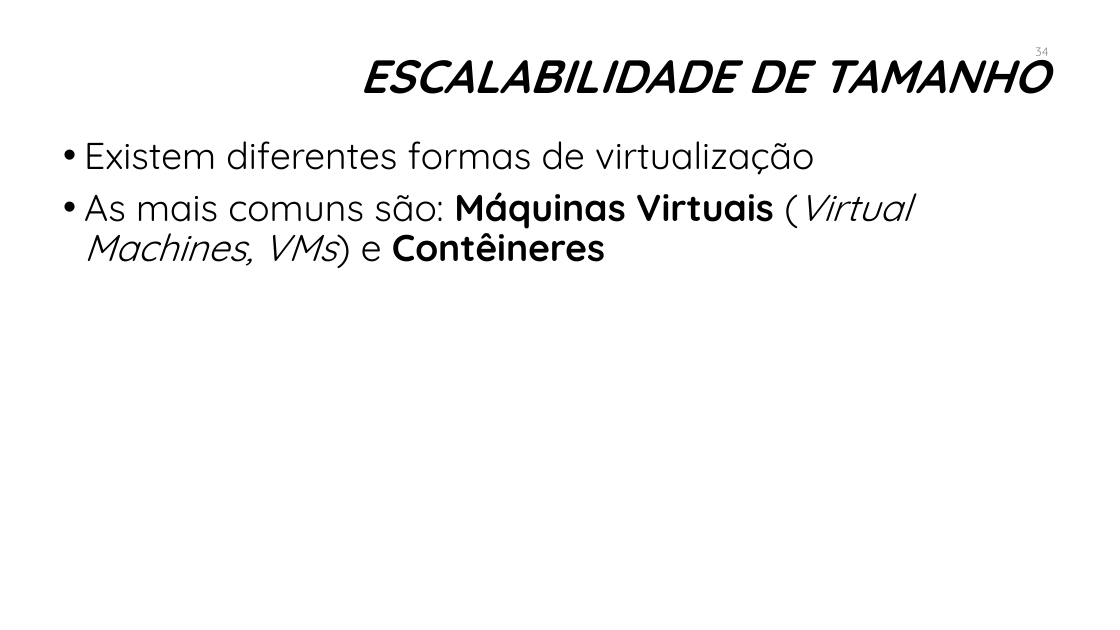
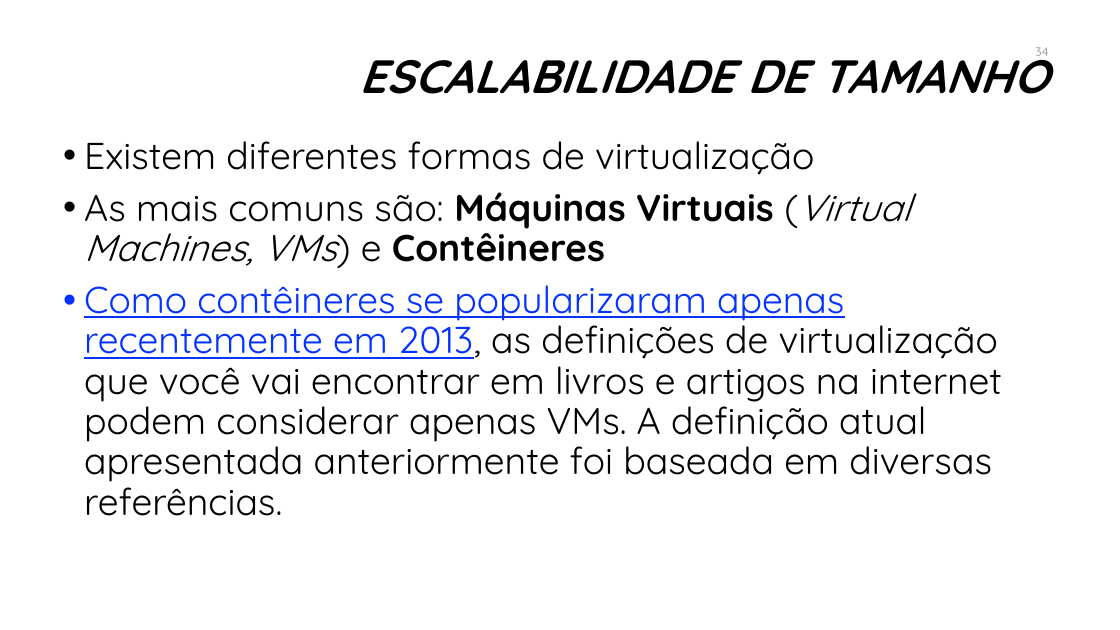
Before and after one commit to manoelcampos/sistemas-distribuidos, a slide deck: slide 34 of introducao-sd.pptx. Drawn at 1120x630 pixels with LibreOffice and Linux fonts; fonts in the diff are those of the drawing; background and template pictures are left out. Boxes give left, top, right and bottom in pixels: in the first picture for what was removed or moved away, otherwise in the second. Text is boxed around its words. In the diff, an @@ line names an element or a change of style, - is before the commit and + after.

Commit message:
Atualiza introução pptx

```diff
--- a/introducao-sd.pptx
+++ b/introducao-sd.pptx
@@ text at [84, 285, 1002, 516]: paragraph added @@
+• Como contêineres se popularizaram apenas recentemente em 2013, as definições de virtualização que você vai encontrar em livros e artigos na internet podem considerar apenas VMs. A definição atual apresentada anteriormente foi baseada em diversas referências.
```
Also in this commit, not shown: 10 other slides changed, 1 slide added, 1 other file.
